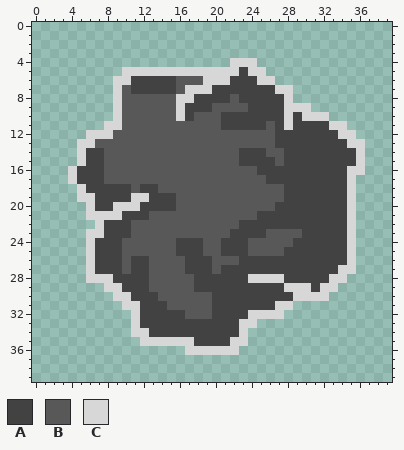
Pixel-art sprite -- assets/images/stone.png. This is how it looked before the edit.
The file is 40x40 pixels.
Palette (. is transparent): A #424242  B #585858  C #d7d7d7
The result:
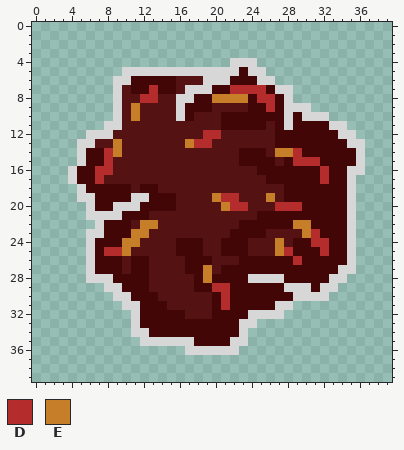
Colours new in this view: D #b42c2c  E #c67e29
Change:
@@ palette @@
-A #424242
+A #430606
-B #585858
+B #541212
@@ x 0..39 @@
  6 .........CCAAAAABBBCCCAAACC.............
- 7 .........CBAAAAABCCCAAAAAAACC...........
- 8 .........CBBBBBBCCAAAABAAAAAC...........
- 9 .........CBBBBBBCAAABBBBAAAACCC.........
-10 .........CBBBBBBCABBBAAAAAAACACCC.......
+ 7 .........CBAADAABCCCAADDDDACC...........
+ 8 .........CBBDDBBCCAAEEEEADDAC...........
+ 9 .........CBEBBBBCAAABBBBAADACCC.........
+10 .........CBEBBBBCABBBAAAAAAACACCC.......
 11 ........CCBBBBBBBBBBBAAAAABACAAAACC.....
-12 ......CCCBBBBBBBBBBBBBBBBBBAAAAAAACC....
-13 .....CCBBBBBBBBBBBBBBBBBBBBAAAAAAAACC...
-14 .....CAABBBBBBBBBBBBBBBAAABBAAAAAAAAC...
-15 .....CAABBBBBBBBBBBBBBBAAAABAAAAAAAAC...
-16 ....CAAABBBBBBBBBBBBBBBBBAAAAAAAAAACC...
-17 ....CAAABBBBBBBBBBBBBBBBBBAAAAAAAAAC....
+12 ......CCCBBBBBBBBBBDDBBBBBBAAAAAAACC....
+13 .....CCBBEBBBBBBBEDDBBBBBBBAAAAAAAACC...
+14 .....CAADEBBBBBBBBBBBBBAAABEEDAAAAAAC...
+15 .....CAADBBBBBBBBBBBBBBAAAABADDDAAAAC...
+16 ....CAADDBBBBBBBBBBBBBBBBAAAAAAADAACC...
+17 ....CAADBBBBBBBBBBBBBBBBBBAAAAAADAAC....
 18 .....CAAAAABAABBBBBBBBBBBBBBAAAAAAAC....
-19 .....CCAAAACCAAABBBBBBBBBBBBAAAAAAAC....
-20 ......CAACCCAAAABBBBBBBBBBBAAAAAAAAC....
+19 .....CCAAAACCAAABBBBEDDBBBEBAAAAAAAC....
+20 ......CAACCCAAAABBBBBEDDBBBDDDAAAAAC....
 21 ......CCCCAAABBBBBBBBBBBBAAAAAAAAAAC....
-22 .......CAAABBBBBBBBBBBBAAAAAAAAAAAAC....
-23 ......CCAAABBBBBBBBBBBAAAABBBBAAAAAC....
-24 ......CAAABBBBBBAAABBAAABBBBBAAAAAAC....
-25 ......CAAABBBBBBAAABBAAABBBBAAAAAAAC....
-26 ......CAAABAABBBBAAABBBAAAAAAAAAAAAC....
-27 ......CAAABAABBBBAAABAAAAAAAAAAAAACC....
-28 ......CCCAAAABBBBBAAAAAACCCCAAAAACC.....
-29 ........CCAAABBBBBAAAAAAAAAACCCACC......
-30 .........CCAAABBBBBBAAAAAAAAACCCC.......
-31 ..........CCAAABBBBBAAAAAAACC...........
+22 .......CAAABEEBBBBBBBBBAAAAAAEEAAAAC....
+23 ......CCAAAEEBBBBBBBBBAAAABBBBEDAAAC....
+24 ......CAAAEEBBBBAAABBAAABBBEBAADDAAC....
+25 ......CADDEBBBBBAAABBAAABBBEDAAADAAC....
+26 ......CAAABAABBBBAAABBBAAAAAADAAAAAC....
+27 ......CAAABAABBBBAAEBAAAAAAAAAAAAACC....
+28 ......CCCAAAABBBBBAEAAAACCCCAAAAACC.....
+29 ........CCAAABBBBBAADDAAAAAACCCACC......
+30 .........CCAAABBBBBBADAAAAAAACCCC.......
+31 ..........CCAAABBBBBADAAAAACC...........
 32 ...........CAAAAABBBAAAACCCC............
